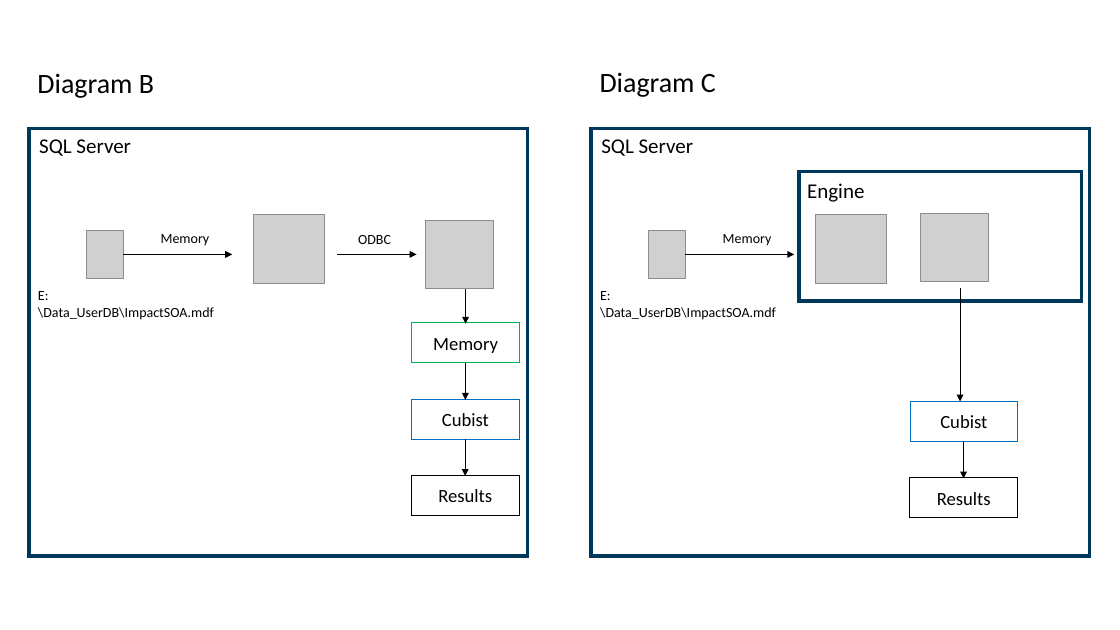
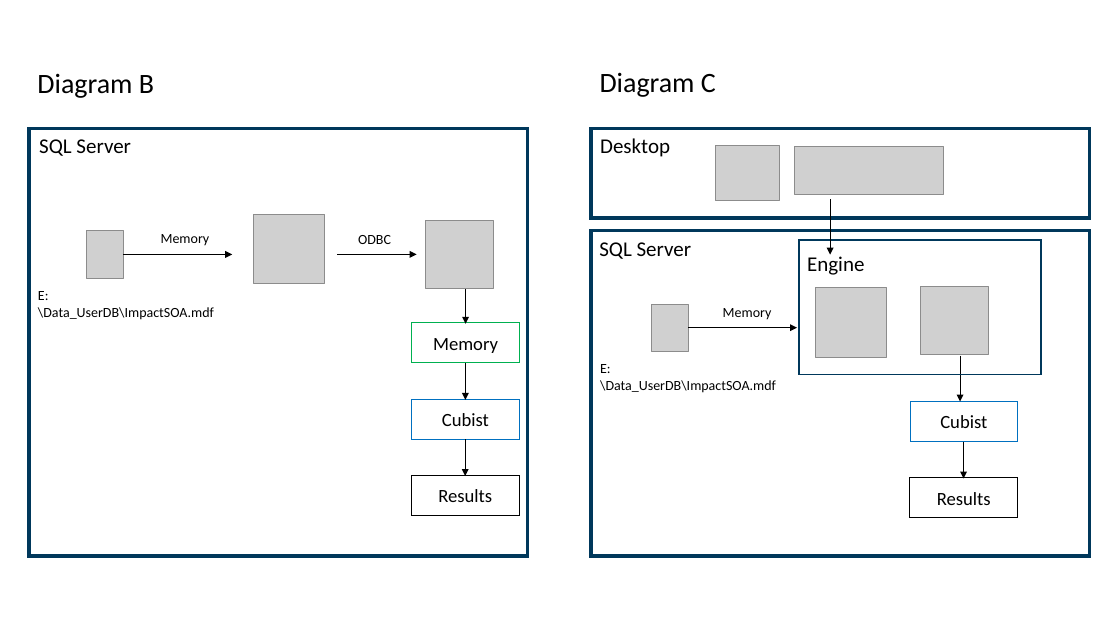
Before and after one commit to hfleitas/AzureSynapseForActuaries, a slide deck: slide 14 of Brent-Hiram-BackToBasicsAnalyticsForActuaries_format.pptx. Drawn at 1120x630 pixels with LibreOffice and Linux fonts; fonts in the diff are those of the drawing; grey boxes stand for pictures; background and template pictures are left out. Boxes give left, top, right and bottom in pixels: in the first picture for what was removed or moved away, otherwise in the second. Text is boxed around its words. In the diff, an @@ line names an element or a change of style, - is before the commit and + after.

```diff
--- a/Brent-Hiram-BackToBasicsAnalyticsForActuaries_format.pptx
+++ b/Brent-Hiram-BackToBasicsAnalyticsForActuaries_format.pptx
@@ rectangle added at [592, 129, 1090, 218], outline #01395C 3 pt @@
@@ text added at [600, 138, 670, 157], 18 pt, text #000000 @@
+Desktop
@@ picture added at [715, 145, 779, 201] @@
@@ picture added at [795, 146, 944, 194] @@
@@ arrow added from (830, 199) to (830, 255), #000000 0.5 pt @@
@@ text "SQL Server": place and size @@
-text "SQL Server" at [601, 139, 694, 156]
+text "SQL Server" at [599, 242, 692, 259]
@@ rectangle: place and size @@
-rectangle at [592, 129, 1090, 556]
+rectangle at [592, 230, 1090, 556]
@@ rectangle: place and size @@
-rectangle at [799, 171, 1081, 301]
+rectangle at [799, 240, 1041, 375]
@@ rectangle at [799, 240, 1041, 375]: outline #01395C 3 pt to #01395C 1.5 pt @@
@@ 3 pictures, 3 texts, 1 arrow: place and size @@
-3 pictures, 3 texts, 1 arrow at [600, 183, 989, 320]
+3 pictures, 3 texts, 1 arrow at [600, 254, 989, 393]
@@ arrow moved from (960, 287) - (960, 402) to (960, 355) - (960, 402) @@
```
Also in this commit, not shown: 1 other slide changed, 1 slide added, 1 other file.
